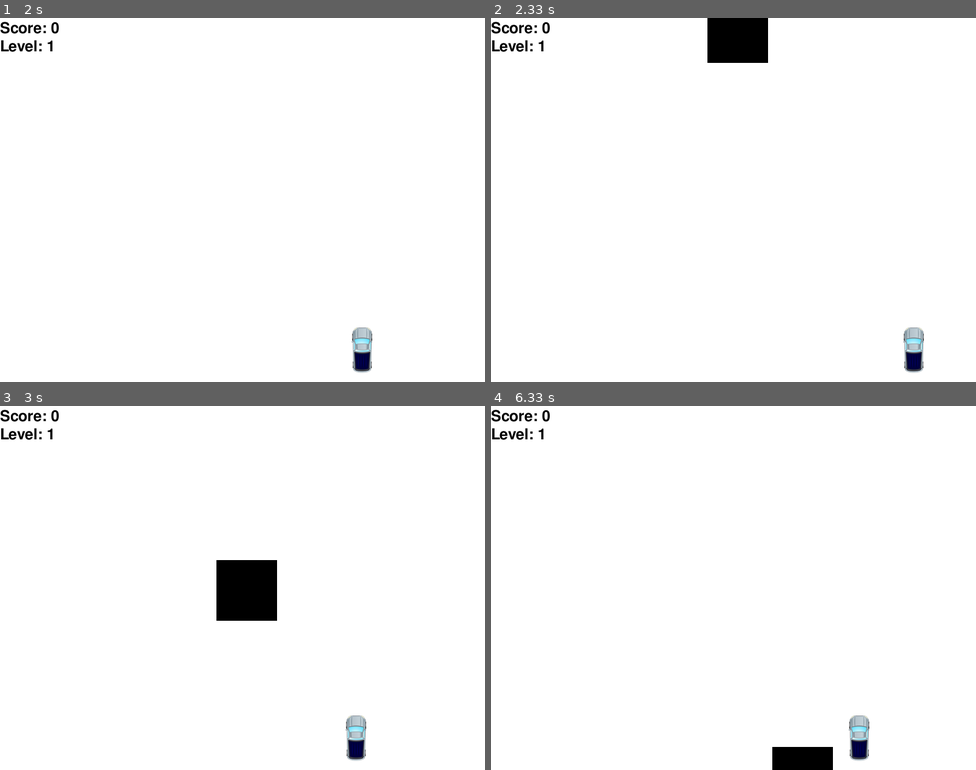
Above: before the commit, frames 1-4 (two rows, left to right).
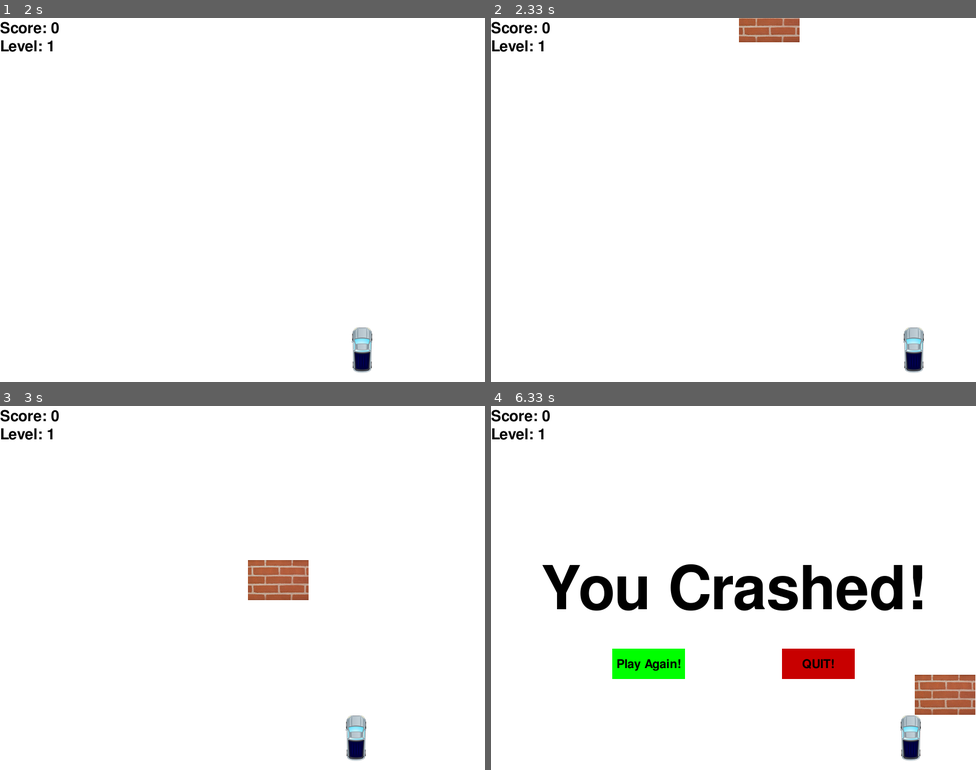
Above: after the commit, the same moments.

Repository: yan-ren/Pygame_playground
Game: pygame game, started from racing_car/racing.py
Two runs of this game, one before a commit and one after it. Both use one fixed random seed, a clock stepped at 60 frames per second and the inputs below.
Inputs (mouse positions are in pixels of both pictures, inside the frame that each line leads up to):
- Up to frame 1 (2 s): click "GO!" at 0.38 s; hold P 0.67-1.13 s; hold Right 0.67-1.13 s; move the mouse to (397, 189) at 0.7 s; click "Continue!" at 1.22 s; hold Right 1.5-1.97 s
- Up to frame 2 (2.33 s): hold Right from 2 s (still down)
- Up to frame 3 (3 s): release Right at 2.47 s; hold Left from 2.5 s (still down)
- Up to frame 4 (6.33 s): release Left at 3.03 s; hold Left 3.07-3.47 s; click "Play Again!" at 3.55 s; hold Right 3.83-4.47 s; hold Left 4.5-4.97 s; hold Right 5-5.47 s; hold Right 5.5-5.97 s; hold Left from 6 s (still down)

Frame 1 is identical in both runs. In frame 2, 2.0% of the frame differs, in the area x 44-64%, y 0-13%; in frame 3, 2.8%; in frame 4, 9.8%, in the area x 10-100%, y 43-100%.

Commit message:
add block image, mutiple blocks

Diff:
--- a/racing_car/modules/block.py
+++ b/racing_car/modules/block.py
@@ -3,12 +3,11 @@
 
 
 class Block:
-    def __init__(self, width, height, color, x, y, speed=7):
-        self.width = width
-        self.height = height
-        self.color = color
+    def __init__(self, img, x, y, speed=7):
+        self.img = img
         self.x = x
         self.y = y
+        self.initial_y = y
         self.speed = speed
         self.initial_speed = speed
 
@@ -16,4 +15,15 @@
         self.y += self.speed
 
     def random_x(self):
-        self.x = random.randint(0, constants.WINDOW_WIDTH)
+        self.x = random.randint(0, constants.WINDOW_WIDTH - self.img.get_rect().width / 2)
+
+    def get_width(self):
+        return self.img.get_rect().width
+
+    def get_height(self):
+        return self.img.get_rect().height
+
+    def restore(self):
+        self.speed = self.initial_speed
+        self.y = self.initial_y
+        self.random_x()
--- a/racing_car/modules/car.py
+++ b/racing_car/modules/car.py
@@ -2,7 +2,8 @@
 
 
 class Car:
-    def __init__(self, x=0.45, y=0.8, x_move=0):
+    def __init__(self, img, x=0.45, y=0.8, x_move=0):
+        self.img = img
         self.x = constants.WINDOW_WIDTH * x
         self.y = constants.WINDOW_HEIGHT * y
         self.x_move = x_move
@@ -16,3 +17,6 @@
 
     def change_x(self):
         self.x += self.x_move
+
+    def get_width(self):
+        return self.img.get_rect().width
--- a/racing_car/modules/utils.py
+++ b/racing_car/modules/utils.py
@@ -19,12 +19,12 @@
     if current_speed > constants.MAX_SPEED:
         return constants.MAX_SPEED
     else:
-        return current_speed * level
+        return current_speed + level * 2
 
 
-def crash_detection(car, car_img, block):
-    if car.y < block.y + block.height:
-        if block.x < car.x < block.x + block.width or \
-                block.x < car.x + car_img.get_rect().width < block.x + block.width:
+def crash_detection(car, block):
+    if car.y < block.y + block.get_height():
+        if block.x < car.x < block.x + block.get_width() or \
+                block.x < car.x + car.get_width() < block.x + block.get_width():
             return True
     return False
--- a/racing_car/racing.py
+++ b/racing_car/racing.py
@@ -20,8 +20,7 @@
 right_key_pressed = False
 # game object
 car1 = None
-car1_img = pygame.image.load('img/car2.png').convert_alpha()
-block_black_1 = None
+block_list = []
 score = 0
 level = 1
 
@@ -38,15 +37,16 @@
     display.blit(text, (0, 30))
 
 
-def draw_block(block):
-    pygame.draw.rect(display, block.color, (block.x, block.y, block.width, block.height))
-
-
-def place_car(car, car_img):
-    display.blit(car_img, (car.x, car.y))
-
-
-def message_display(msg):
+def display_block(blocks):
+    for b in blocks:
+        display.blit(b.img, (b.x, b.y))
+
+
+def display_car(car):
+    display.blit(car.img, (car.x, car.y))
+
+
+def display_message(msg):
     text_style = pygame.font.Font('fonts/freesansbold.ttf', 100)
     text_surf = text_style.render(msg, True, BLACK)
     text_rect = text_surf.get_rect()
@@ -55,7 +55,7 @@
     pygame.display.update()
 
 
-def button(x, y, width, height, text, normal_color, hover_color):
+def display_button(x, y, width, height, text, normal_color, hover_color):
     mouse = pygame.mouse.get_pos()
     click = pygame.mouse.get_pressed()
 
@@ -73,7 +73,7 @@
     display.blit(text_surf, text_rect)
 
 
-def start_menu():
+def frame_start_menu():
     start_game = False
     btn_width = 100
     btn_height = 50
@@ -95,10 +95,10 @@
         text_rect = text_surf.get_rect()
         text_rect.center = (WINDOW_WIDTH / 2, WINDOW_HEIGHT / 2)
         display.blit(text_surf, text_rect)
-        clicked = button(start_btn_x, start_btn_y, btn_width, btn_height, "GO!", DARK_GREEN, GREEN)
+        clicked = display_button(start_btn_x, start_btn_y, btn_width, btn_height, "GO!", DARK_GREEN, GREEN)
         if clicked:
             start_game = True
-        clicked = button(quit_btn_x, quit_btn_y, btn_width, btn_height, "QUIT!", DARK_RED, RED)
+        clicked = display_button(quit_btn_x, quit_btn_y, btn_width, btn_height, "QUIT!", DARK_RED, RED)
         if clicked:
             pygame.quit()
             sys.exit()
@@ -108,7 +108,7 @@
         clock.tick(FPS)
 
 
-def pause():
+def frame_pause():
     paused = True
     btn_width = 100
     btn_height = 50
@@ -117,7 +117,7 @@
     pause_btn_y = quit_btn_y = WINDOW_HEIGHT / 6 * 4
 
     pygame.mixer.music.pause()
-    message_display("Paused!")
+    display_message("Paused!")
 
     while paused:
         # event handling
@@ -127,10 +127,10 @@
                 sys.exit()
 
         # display
-        clicked = button(pause_btn_x, pause_btn_y, btn_width, btn_height, "Continue!", DARK_GREEN, GREEN)
+        clicked = display_button(pause_btn_x, pause_btn_y, btn_width, btn_height, "Continue!", DARK_GREEN, GREEN)
         if clicked:
             paused = False
-        clicked = button(quit_btn_x, quit_btn_y, btn_width, btn_height, "QUIT!", DARK_RED, RED)
+        clicked = display_button(quit_btn_x, quit_btn_y, btn_width, btn_height, "QUIT!", DARK_RED, RED)
         if clicked:
             pygame.quit()
             sys.exit()
@@ -142,7 +142,7 @@
     pygame.mixer.music.unpause()
 
 
-def crash():
+def frame_crash():
     crashed = True
     btn_width = 120
     btn_height = 50
@@ -150,7 +150,7 @@
     quit_btn_x = WINDOW_WIDTH - WINDOW_WIDTH / 4 - btn_width
     play_btn_y = quit_btn_y = WINDOW_HEIGHT / 6 * 4
 
-    message_display('You Crashed!')
+    display_message('You Crashed!')
     pygame.mixer.music.stop()
     pygame.mixer.Sound.play(crash_sound)
 
@@ -162,11 +162,11 @@
                 sys.exit()
 
         # display
-        clicked = button(play_btn_x, play_btn_y, btn_width, btn_height, "Play Again!", DARK_GREEN, GREEN)
+        clicked = display_button(play_btn_x, play_btn_y, btn_width, btn_height, "Play Again!", DARK_GREEN, GREEN)
         if clicked:
             crashed = False
-            return True
-        clicked = button(quit_btn_x, quit_btn_y, btn_width, btn_height, "QUIT!", DARK_RED, RED)
+            return False
+        clicked = display_button(quit_btn_x, quit_btn_y, btn_width, btn_height, "QUIT!", DARK_RED, RED)
         if clicked:
             pygame.quit()
             sys.exit()
@@ -179,18 +179,33 @@
 def game_init():
     globals()['left_key_pressed'] = False
     globals()['right_key_pressed'] = False
-    globals()['car1'] = Car(0.45, 0.85, 0)
-    globals()['block_black_1'] = Block(100, 100, BLACK, random.randint(0, WINDOW_WIDTH), -WINDOW_HEIGHT, 7)
+    globals()['car1'] = Car(pygame.image.load('img/car2.png').convert_alpha(), 0.45, 0.85, 0)
+    if len(globals()['block_list']) == 0:
+        globals()['block_list'].append(Block(pygame.image.load('img/brick-1.png').convert_alpha(),
+                                             random.randint(0, WINDOW_WIDTH), -WINDOW_HEIGHT, 3))
+        globals()['block_list'].append(Block(pygame.image.load('img/brick-1.png').convert_alpha(),
+                                             random.randint(0, WINDOW_WIDTH), -WINDOW_HEIGHT, 7))
+    else:
+        for b in globals()['block_list']:
+            b.restore()
     globals()['score'] = 0
     globals()['level'] = 1
 
     pygame.mixer.music.play(-1)
 
 
+def check_crash(car, blocks):
+    for b in blocks:
+        if utils.crash_detection(car, b):
+            return True
+    return False
+
+
 def game_loop():
     game_init()
-    global left_key_pressed, right_key_pressed, score, level, car1, block_black_1
+    global left_key_pressed, right_key_pressed, score, level, car1, block_list
     game_exit = False
+    level_up = False
 
     while not game_exit:
         # event handling
@@ -205,7 +220,7 @@
                     right_key_pressed = True
                     car1.x_move = 5
                 elif event.key == pygame.K_p:
-                    pause()
+                    frame_pause()
 
             if event.type == pygame.KEYUP:
                 if event.key == pygame.K_RIGHT and left_key_pressed:
@@ -223,31 +238,32 @@
 
         # movement variable
         car1.change_x()
-        block_black_1.speed = utils.calculate_speed(block_black_1.speed, level)
-        block_black_1.change_y()
+        for b in block_list:
+            b.change_y()
 
         # movement variable handling
         # car crashes on edge
-        if car1.x < 0 or car1.x > (WINDOW_WIDTH - car1_img.get_rect().width):
-            # crash() return True, restart game
-            if crash():
+        if car1.x < 0 or car1.x > (WINDOW_WIDTH - car1.get_width()):
+            # frame_crash() return False, restart game
+            if not frame_crash():
                 game_init()
         # car crashes on blocks
-        if utils.crash_detection(car1, car1_img, block_black_1):
-            # crash() return True, restart game
-            if crash():
+        if check_crash(car1, block_list):
+            # frame_crash() return False, restart game
+            if not frame_crash():
                 game_init()
         # block passes car, initialize block position
-        if block_black_1.y > WINDOW_HEIGHT:
-            block_black_1.y = -WINDOW_HEIGHT
-            block_black_1.x = random.randint(0, WINDOW_WIDTH)
-            score += 1
-            level = utils.calculate_level(score)
+        for b in block_list:
+            if b.y > WINDOW_HEIGHT:
+                b.y = -WINDOW_HEIGHT
+                b.x = random.randint(0, WINDOW_WIDTH)
+                score += 1
+                level = utils.calculate_level(score)
 
         # display
         display.fill(WHITE)
-        place_car(car1, car1_img)
-        draw_block(block_black_1)
+        display_car(car1)
+        display_block(block_list)
         display_score(score)
         display_level(level)
         pygame.display.update()
@@ -256,7 +272,8 @@
         clock.tick(FPS)
 
 
-start_menu()
-game_loop()
-pygame.quit()
-sys.exit()
+if __name__ == "__main__":
+    frame_start_menu()
+    game_loop()
+    pygame.quit()
+    sys.exit()
Binary file added: racing_car/img/brick-1.png
